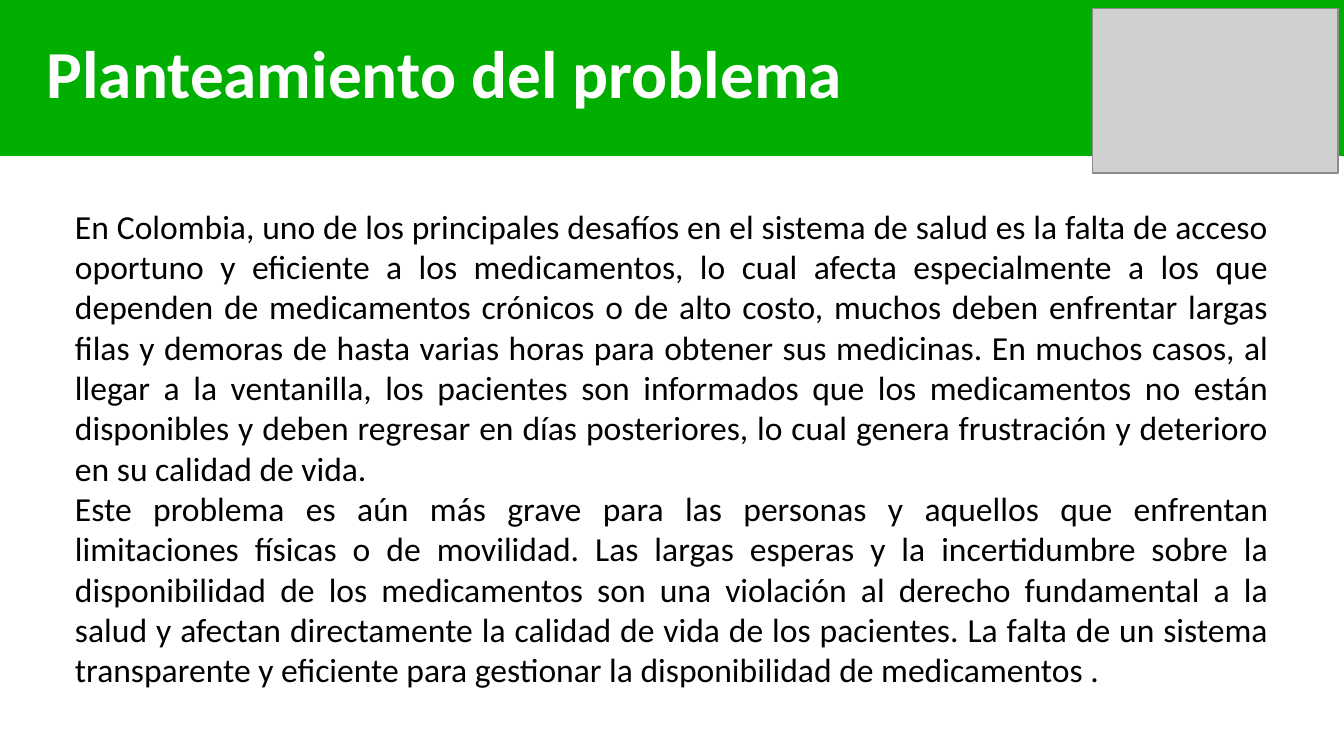
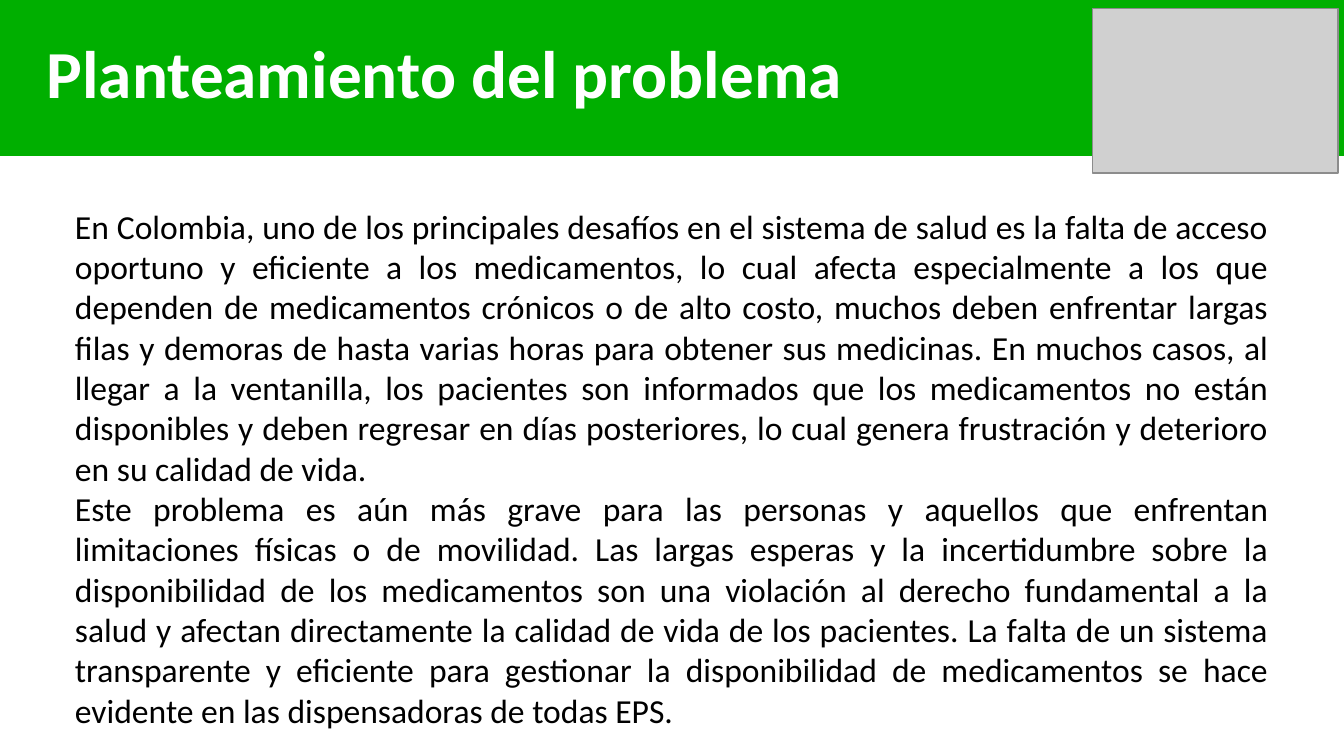
Before and after one commit to DavidLeonB/Medicina, a slide deck: slide 4 of Presentación Proyecto.pptx. Drawn at 1344x756 pixels with LibreOffice and Linux fonts; fonts in the diff are those of the drawing; grey boxes stand for pictures. Boxes give left, top, right and bottom in pixels: in the first picture for what was removed or moved away, otherwise in the second. Text is boxed around its words. In the diff, an @@ line names an element or a change of style, - is before the commit and + after.

Commit message:
Se hace la carpeta de entrega del proyecto.

```diff
--- a/Presentación Proyecto.pptx
+++ b/Presentación Proyecto.pptx
@@ text at bbox=[75, 497, 1268, 729]: text changed @@
-Este problema es aún más grave para las personas y aquellos que enfrentan limitaciones físicas o de movilidad. Las largas esperas y la incertidumbre sobre la disponibilidad de los medicamentos son una violación al derecho fundamental a la salud y afectan directamente la calidad de vida de los pacientes. La falta de un sistema transparente y eficiente para gestionar la disponibilidad de medicamentos .
+Este problema es aún más grave para las personas y aquellos que enfrentan limitaciones físicas o de movilidad. Las largas esperas y la incertidumbre sobre la disponibilidad de los medicamentos son una violación al derecho fundamental a la salud y afectan directamente la calidad de vida de los pacientes. La falta de un sistema transparente y eficiente para gestionar la disponibilidad de medicamentos se hace evidente en las dispensadoras de todas EPS.
```
Also in this commit, not shown: 2 other slides changed, 15 other files.
